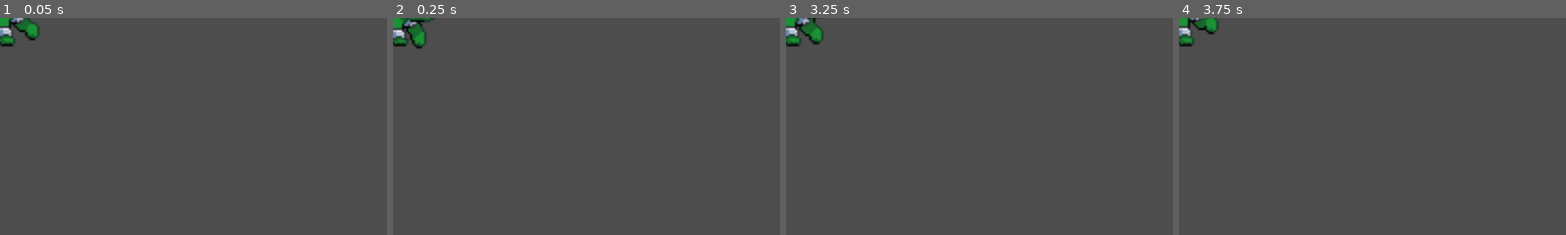
Above: before the commit, frames 1-4 (left to right).
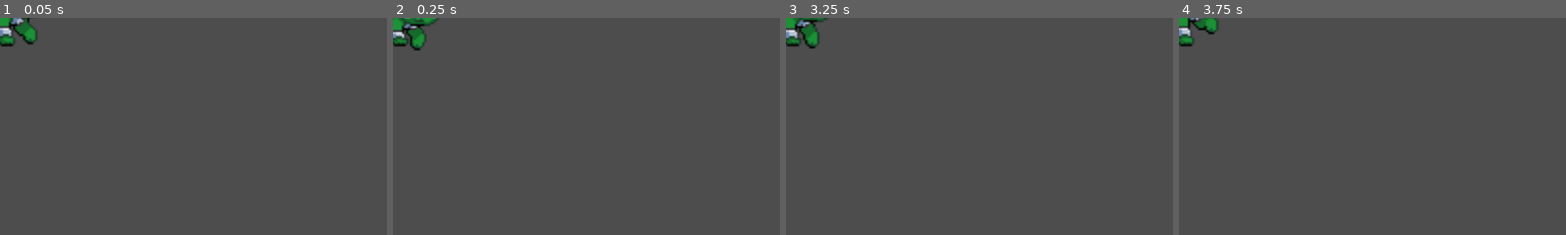
Above: after the commit, the same moments.

Repository: jaijelin/COMP298_FINAL
Game: Godot game, scene res://Systems/System 1/scenes/Orchynx.tscn
Two runs of this game, one before a commit and one after it. Both use one fixed random seed, a clock stepped at 60 frames per second and the inputs below. This scene is started directly instead of the project's main scene.
Inputs:
- Up to frame 1 (0.05 s): no input
- Up to frame 2 (0.25 s): no input
- Up to frame 3 (3.25 s): hold Right (ui_right) 0.53-1.28 s; hold Down (ui_down) 1.28-2.03 s; hold Right (ui_right) 2.03-2.78 s; tap Enter at 2.75 s; hold Up (ui_up) from 2.78 s (still down)
- Up to frame 4 (3.75 s): release Up (ui_up) at 3.53 s; hold Left (ui_left) from 3.53 s (still down)
The pictures show only the part of the screen within x 0-50%, y 0-50%; the shares and areas given below are measured in that part.

The runs differ from the first frame. In frame 1, 0.5% of the frame differs, in the area x 2-11%, y 0-13%; in frame 2, 0.6%; in frame 3, 0.7%, in the area x 0-11%, y 0-15%; in frame 4, nothing differs.

Commit message:
his name is fnaf

Diff:
--- a/comp298Final/Systems/System 1/scenes/HisNameIsFNAF.tscn
+++ b/comp298Final/Systems/System 1/scenes/HisNameIsFNAF.tscn
@@ -1,7 +1,10 @@
-[gd_scene load_steps=15 format=3 uid="uid://c6onowkidpcq3"]
+[gd_scene load_steps=18 format=3 uid="uid://c6onowkidpcq3"]
 
 [ext_resource type="Script" uid="uid://lecr5keyu6mr" path="res://Systems/System 1/scripts/base_ally.gd" id="1_lms5c"]
 [ext_resource type="Texture2D" uid="uid://ct7hp2se2lqx3" path="res://Assets/HisNameIsFNAF_spritesheet.png" id="2_mpe21"]
+[ext_resource type="PackedScene" uid="uid://owo377bm86ic" path="res://Systems/System 1/scripts/moves/bite.tscn" id="3_kqevk"]
+[ext_resource type="PackedScene" uid="uid://c50dh42u6ykt3" path="res://Systems/System 1/scripts/moves/mega_bite.tscn" id="4_6plxf"]
+[ext_resource type="PackedScene" uid="uid://bk5plu7n376lj" path="res://Systems/System 1/scripts/moves/leer.tscn" id="5_eb27o"]
 
 [sub_resource type="AtlasTexture" id="AtlasTexture_xauk8"]
 atlas = ExtResource("2_mpe21")
@@ -88,13 +91,23 @@
 "speed": 5.0
 }]
 
-[node name="HisNameIsFnaf" type="CharacterBody2D"]
+[node name="HisNameIsFnaf" type="CharacterBody2D" node_paths=PackedStringArray("move_1", "move_2", "move_3")]
 script = ExtResource("1_lms5c")
+move_1 = NodePath("Bite")
+move_2 = NodePath("MegaBite")
+move_3 = NodePath("Leer")
+attack_cooldown = 6
 metadata/_custom_type_script = "uid://lecr5keyu6mr"
 
 [node name="AnimatedSprite2D" type="AnimatedSprite2D" parent="."]
 scale = Vector2(-1, 1)
 sprite_frames = SubResource("SpriteFrames_2s0rr")
 autoplay = "default"
-frame_progress = 0.32336512
+frame_progress = 0.31600246
 speed_scale = 4.0
+
+[node name="Bite" parent="." instance=ExtResource("3_kqevk")]
+
+[node name="MegaBite" parent="." instance=ExtResource("4_6plxf")]
+
+[node name="Leer" parent="." instance=ExtResource("5_eb27o")]
--- a/comp298Final/Systems/System 1/scenes/Orchynx.tscn
+++ b/comp298Final/Systems/System 1/scenes/Orchynx.tscn
@@ -335,11 +335,12 @@
 
 [node name="Orchynx" type="CharacterBody2D"]
 script = ExtResource("1_7se0f")
+type = 2
 metadata/_custom_type_script = "uid://lecr5keyu6mr"
 
 [node name="AnimatedSprite2D" type="AnimatedSprite2D" parent="."]
 scale = Vector2(-3, 3)
 sprite_frames = SubResource("SpriteFrames_q3wpe")
 autoplay = "default"
-frame_progress = 0.030357167
+frame_progress = 0.4840559
 speed_scale = 3.0
--- a/comp298Final/Systems/System 1/scripts/base_ally.gd
+++ b/comp298Final/Systems/System 1/scripts/base_ally.gd
@@ -1,7 +1,17 @@
 extends BaseCharacter
 class_name BaseAlly
 
-var moves = []
+
+@export var move_1: BaseMove
+@export var move_2: BaseMove
+@export var move_3: BaseMove
+
+@onready var moves = [
+	move_1,
+	move_2,
+	move_3
+]
+
 
 var attack_ready: bool = false
 
--- a/comp298Final/Systems/System 1/scripts/base_character.gd
+++ b/comp298Final/Systems/System 1/scripts/base_character.gd
@@ -10,8 +10,6 @@
 }
 
 @export var type: Type = Type.ATTACKER
-
-#add_to_group("Weapon")
 
 @export var health: int = 100:
 	set(new_health):
--- /dev/null
+++ b/comp298Final/Systems/System 1/scripts/moves/bite.tscn
@@ -0,0 +1,8 @@
+[gd_scene load_steps=2 format=3 uid="uid://owo377bm86ic"]
+
+[ext_resource type="Script" uid="uid://cxatlx82e8upm" path="res://Systems/System 1/scripts/moves/base_move.gd" id="1_5tn2y"]
+
+[node name="Bite" type="Node"]
+script = ExtResource("1_5tn2y")
+power = 30
+metadata/_custom_type_script = "uid://cxatlx82e8upm"
--- /dev/null
+++ b/comp298Final/Systems/System 1/scripts/moves/leer.tscn
@@ -0,0 +1,9 @@
+[gd_scene load_steps=2 format=3 uid="uid://bk5plu7n376lj"]
+
+[ext_resource type="Script" uid="uid://cxatlx82e8upm" path="res://Systems/System 1/scripts/moves/base_move.gd" id="1_0dfbs"]
+
+[node name="Leer" type="Node"]
+script = ExtResource("1_0dfbs")
+power = 20
+aoe = true
+metadata/_custom_type_script = "uid://cxatlx82e8upm"
--- /dev/null
+++ b/comp298Final/Systems/System 1/scripts/moves/mega_bite.tscn
@@ -0,0 +1,9 @@
+[gd_scene load_steps=2 format=3 uid="uid://c50dh42u6ykt3"]
+
+[ext_resource type="Script" uid="uid://cxatlx82e8upm" path="res://Systems/System 1/scripts/moves/base_move.gd" id="1_nip1e"]
+
+[node name="MegaBite" type="Node"]
+script = ExtResource("1_nip1e")
+power = 60
+reflective = true
+metadata/_custom_type_script = "uid://cxatlx82e8upm"
--- a/comp298Final/Systems/System 2/scripts/battle_manager.gd
+++ b/comp298Final/Systems/System 2/scripts/battle_manager.gd
@@ -37,7 +37,7 @@
 	for i in range(4):
 		var spriteCopy
 		for child in Team.team[i].get_children():
-			if child is AnimatedSprite2D or Sprite2D:
+			if (child is AnimatedSprite2D) or (child is Sprite2D):
 				spriteCopy = child.duplicate()
 		ally_positions[i].add_child(spriteCopy)
 
@@ -46,6 +46,14 @@
 	enemy_side_thread = Thread.new()
 	ally_side_thread = Thread.new()
 
+# some ideas for tomorrow
+# make the move select ui
+# make an index var
+# process should, if there move select ui isn't visible, increment the index and check if it is ready to attack
+# now, as for the move being sent into the queue
+# you click a button in the move select ui
+# the ui grabs pareent (battle manager) and sends it the move
+# there should prolly be a function within battle manager to package that movee and send it to the right thread
 
 # Called every frame. 'delta' is the elapsed time since the previous frame.
 func _process(delta: float) -> void:
